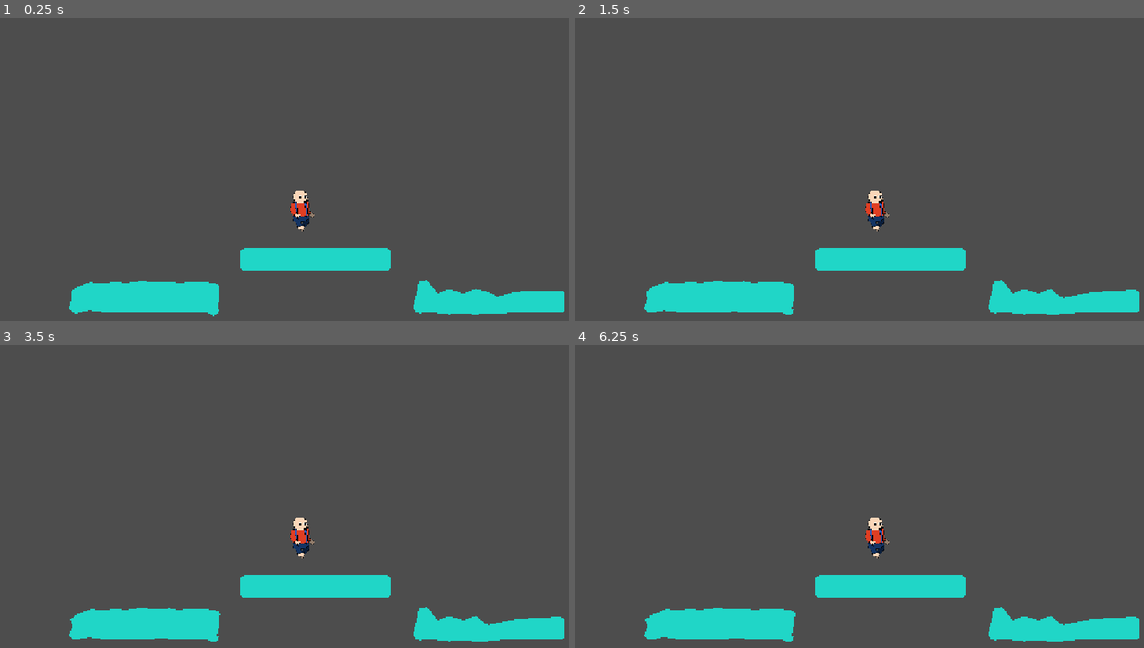
Above: before the commit, frames 1-4 (two rows, left to right).
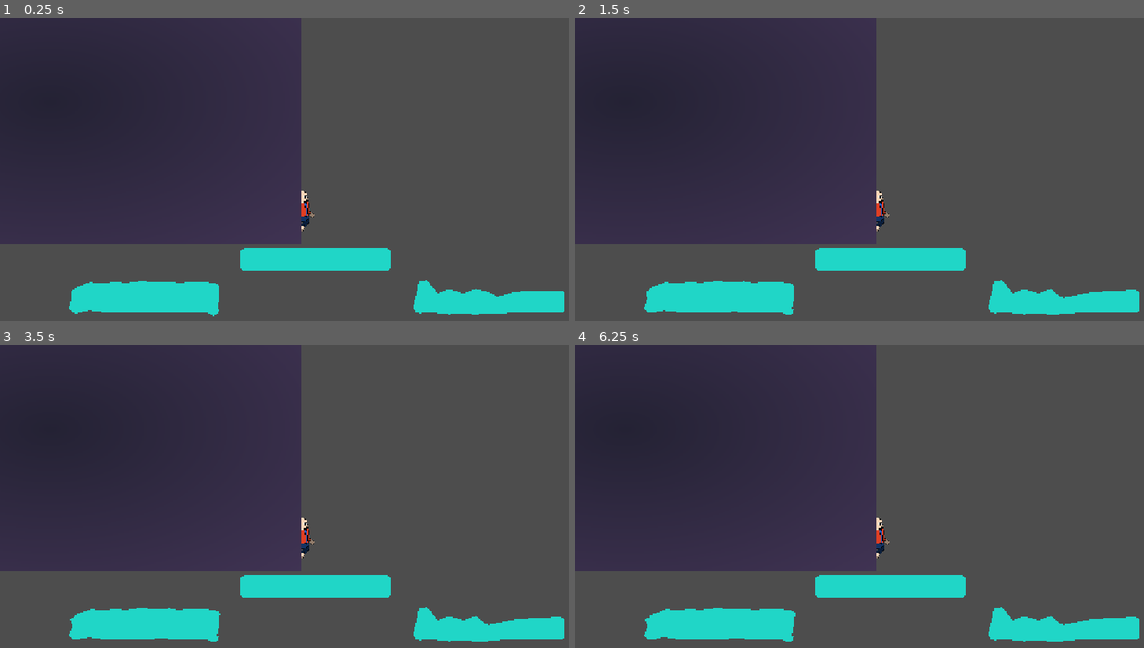
Above: after the commit, the same moments.

Repository: SlopInteractive/haven-2026
Game: Godot game, scene res://scenes/test/test_arena.tscn
Two runs of this game, one before a commit and one after it. Both use one fixed random seed, a clock stepped at 60 frames per second and the inputs below. This scene is started directly instead of the project's main scene. The engine's default icon, where the game draws it, is replaced by a stand-in: a white triangle on a blue panel in a dark square.
Inputs (mouse positions are in pixels of both pictures, inside the frame that each line leads up to):
- Up to frame 1 (0.25 s): no input
- Up to frame 2 (1.5 s): tap Enter (ui_accept) at 0.5, 0.77, 1.25 s; move the mouse to (1024, 175) at 0.52 s; hold Right (player2_right) 0.53-1.28 s; click (1024, 175) at 0.67 s; move the mouse to (762, 211) at 1.27 s; tap Right (player2_right) at 1.35 s
- Up to frame 3 (3.5 s): tap Enter (ui_accept) at 1.52, 2, 2.75, 3.02 s; move the mouse to (375, 444) at 2.02 s; hold Left (player1_left) 2.03-2.78 s; hold Right (player2_right) 2.03-2.78 s; move the mouse to (284, 593) at 2.77 s; tap Right (player2_right) at 2.85 s; click (284, 593) at 2.92 s
- Up to frame 4 (6.25 s): tap Enter (ui_accept) at 3.5, 3.77, 4.25, 4.52, 6.02 s; move the mouse to (1075, 575) at 3.52 s; hold Right (player2_right) 3.53-4.28 s; move the mouse to (700, 469) at 4.27 s; hold Left (player1_left) 4.28-5.03 s; tap Right (player2_right) at 4.35, 5.85 s; move the mouse to (922, 520) at 5.02 s; hold Right (player2_right) 5.03-5.78 s; click (922, 520) at 5.17 s; move the mouse to (796, 432) at 5.77 s; hold Left (player1_left) from 5.78 s (still down)

The runs differ from the first frame. In frame 1, 40% of the frame differs, in the area x 0-53%, y 0-75%; in frame 2, 40%; in frame 3, 40%; in frame 4, 40%.

Commit message:
background

Diff:
--- /dev/null
+++ b/assets/sprites/background.tres
@@ -0,0 +1,12 @@
+[gd_resource type="GradientTexture2D" format=3 uid="uid://ty7imnu84tmb"]
+
+[sub_resource type="Gradient" id="Gradient_0qvtg"]
+colors = PackedColorArray(0.14117648, 0.13333334, 0.20392157, 1, 0.2509804, 0.2, 0.3254902, 1)
+
+[resource]
+gradient = SubResource("Gradient_0qvtg")
+width = 1920
+height = 1080
+fill = 1
+fill_from = Vector2(0.5, 0.5)
+metadata/_snap_enabled = true
--- a/scenes/test/test_arena.tscn
+++ b/scenes/test/test_arena.tscn
@@ -2,6 +2,7 @@
 
 [ext_resource type="PackedScene" uid="uid://mecpisjf1ohd" path="res://prefabs/player.tscn" id="1_x7yfq"]
 [ext_resource type="PackedScene" uid="uid://brpvolci1fnnq" path="res://prefabs/platform.tscn" id="2_xd32e"]
+[ext_resource type="Texture2D" uid="uid://ty7imnu84tmb" path="res://assets/sprites/background.tres" id="3_xd32e"]
 
 [node name="TestArena" type="Node2D" unique_id=670349092]
 
@@ -26,3 +27,6 @@
 [node name="Camera2D" type="Camera2D" parent="." unique_id=2108395026]
 position = Vector2(1009, 353)
 zoom = Vector2(0.48, 0.48)
+
+[node name="Background" type="Sprite2D" parent="." unique_id=933641310]
+texture = ExtResource("3_xd32e")
Not shown, added: assets/sprites/Button.png.import
